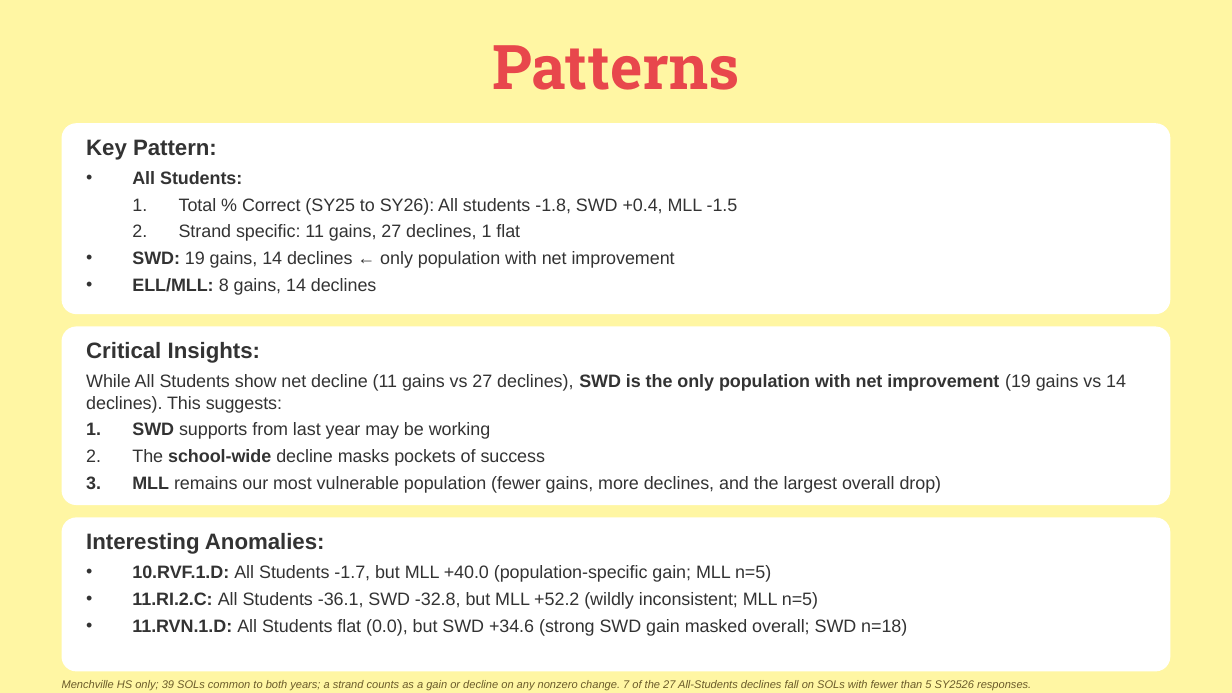
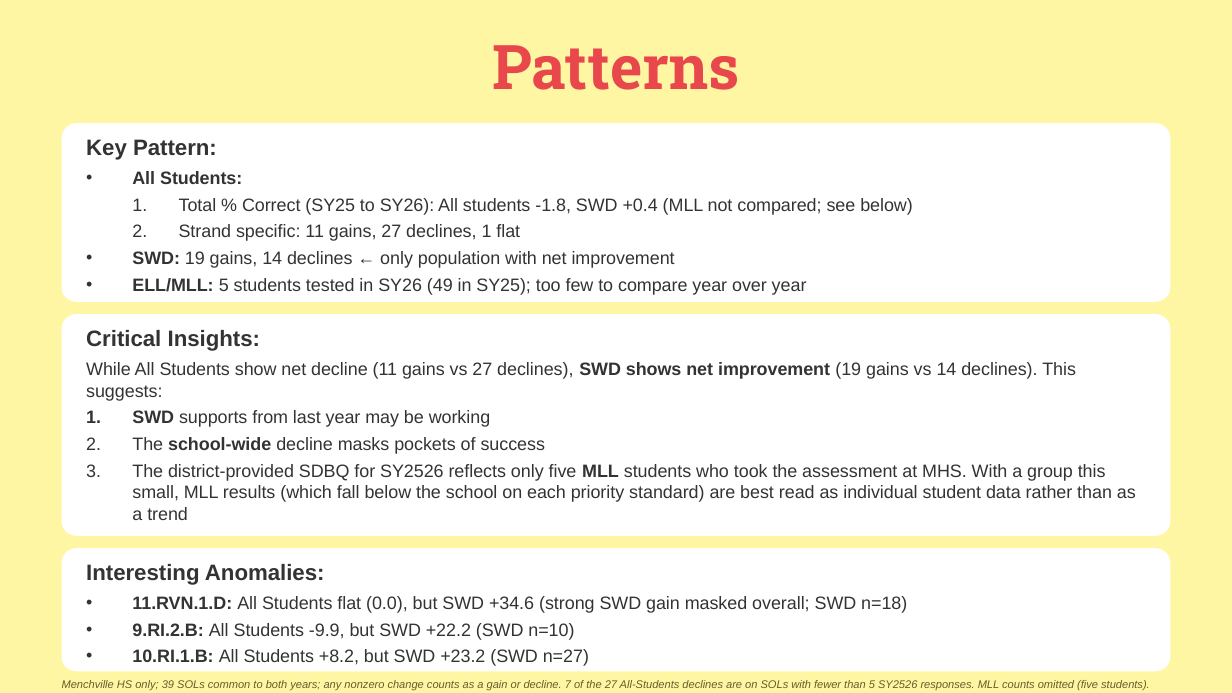
Before and after one commit to stumpgreg-ops/Sol-Lab-VA-EOC-Bio, a slide deck: slide 2 of SY2425_vs_SY2526_Comparison.pptx. Drawn at 1232x693 pixels with LibreOffice and Linux fonts; fonts in the diff are those of the drawing. Boxes give left, top, right and bottom in pixels: in the first picture for what was removed or moved away, otherwise in the second. Text is boxed around its words. In the diff, an @@ line names an element or a change of style, - is before the commit and + after.

```diff
--- a/SY2425_vs_SY2526_Comparison.pptx
+++ b/SY2425_vs_SY2526_Comparison.pptx
@@ rounded rectangle: place and size @@
-rounded rectangle at <box>62,123,1170,314</box>
+rounded rectangle at <box>62,123,1170,302</box>
@@ text at <box>179,198,913,215</box>: text changed @@
-  1. Total % Correct (SY25 to SY26): All students -1.8, SWD +0.4, MLL -1.5
+  1. Total % Correct (SY25 to SY26): All students -1.8, SWD +0.4 (MLL not compared; see below)
@@ text at <box>132,278,807,295</box>: text changed @@
-• ELL/MLL: 8 gains, 14 declines
+• ELL/MLL: 5 students tested in SY26 (49 in SY25); too few to compare year over year
@@ rounded rectangle: place and size @@
-rounded rectangle at <box>62,326,1170,505</box>
+rounded rectangle at <box>62,314,1170,536</box>
@@ text "Critical Insights:": place and size @@
-text "Critical Insights:" at <box>86,342,1126,493</box>
+text "Critical Insights:" at <box>86,330,1136,520</box>
@@ text at <box>86,362,1076,401</box>: text changed @@
-While All Students show net decline (11 gains vs 27 declines), SWD is the only population with net improvement (19 gains vs 14 declines). This suggests:
+While All Students show net decline (11 gains vs 27 declines), SWD shows net improvement (19 gains vs 14 declines). This suggests:
@@ text at <box>132,464,1136,520</box>: text changed @@
-3. MLL remains our most vulnerable population (fewer gains, more declines, and the largest overall drop)
+3. The district-provided SDBQ for SY2526 reflects only five MLL students who took the assessment at MHS. With a group this small, MLL results (which fall below the school on each priority standard) are best read as individual student data rather than as a trend
@@ proportions changed in 3 elements at <box>62,123,1170,302</box>, <box>62,314,1170,536</box>, <box>62,548,1170,671</box> @@
@@ rounded rectangle: place and size @@
-rounded rectangle at <box>62,517,1170,671</box>
+rounded rectangle at <box>62,548,1170,671</box>
@@ text "Interesting Anomalies:": place and size @@
-text "Interesting Anomalies:" at <box>86,533,907,636</box>
+text "Interesting Anomalies:" at <box>86,564,907,666</box>
@@ text at <box>132,565,818,609</box>: paragraphs removed @@
-• 10.RVF.1.D: All Students -1.7, but MLL +40.0 (population-specific gain; MLL n=5)
-• 11.RI.2.C: All Students -36.1, SWD -32.8, but MLL +52.2 (wildly inconsistent; MLL n=5)
@@ text at <box>132,623,589,666</box>: paragraphs added @@
+• 9.RI.2.B: All Students -9.9, but SWD +22.2 (SWD n=10)
+• 10.RI.1.B: All Students +8.2, but SWD +23.2 (SWD n=27)
@@ text at <box>62,680,1150,690</box>: text changed @@
-Menchville HS only; 39 SOLs common to both years; a strand counts as a gain or decline on any nonzero change. 7 of the 27 All-Students declines fall on SOLs with fewer than 5 SY2526 responses.
+Menchville HS only; 39 SOLs common to both years; any nonzero change counts as a gain or decline. 7 of the 27 All-Students declines are on SOLs with fewer than 5 SY2526 responses. MLL counts omitted (five students).
```
Also in this commit, not shown: 1 other slide changed, 3 other files.
